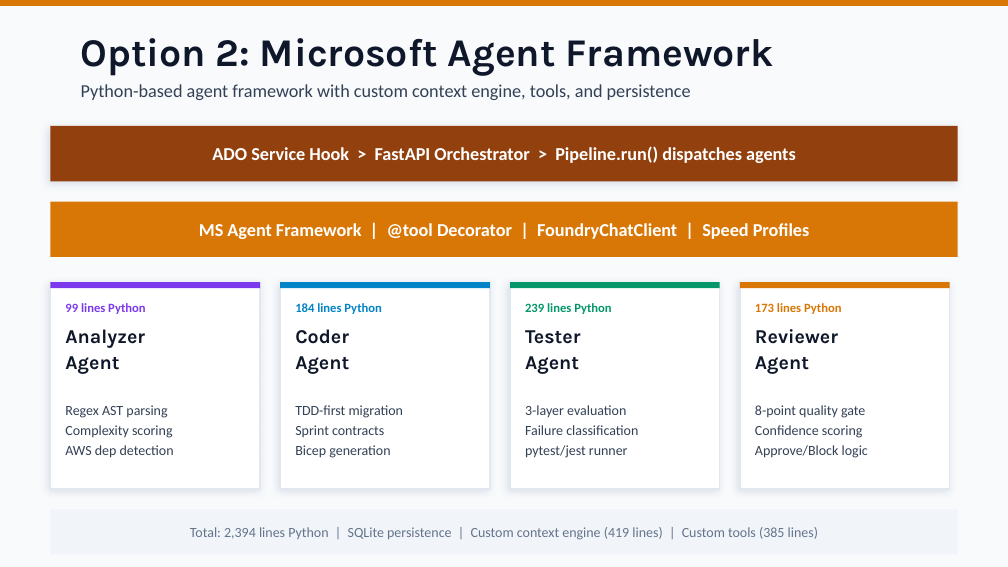
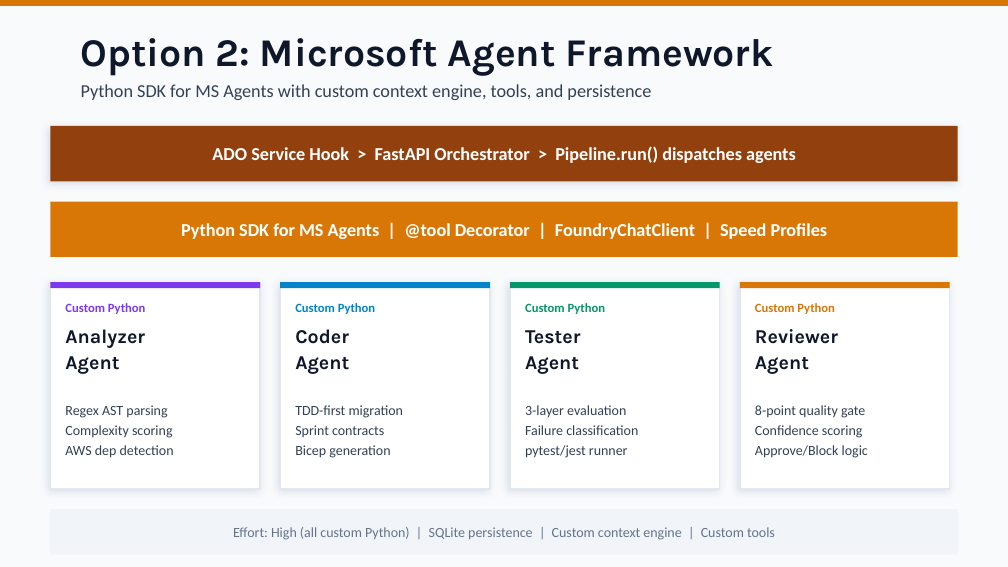
Before and after one commit to cwijayasundara/legacy_mod_maf_v1, a slide deck: slide 5 of Migration-Agent-Architecture-Options.pptx. Drawn at 1008x567 pixels with LibreOffice and Linux fonts; fonts in the diff are those of the drawing. Boxes give left, top, right and bottom in pixels: in the first picture for what was removed or moved away, otherwise in the second. Text is boxed around its words. In the diff, an @@ line names an element or a change of style, - is before the commit and + after.

```diff
--- a/Migration-Agent-Architecture-Options.pptx
+++ b/Migration-Agent-Architecture-Options.pptx
@@ text at <box>81,84,651,100</box>: text changed @@
-Python-based agent framework with custom context engine, tools, and persistence
+Python SDK for MS Agents with custom context engine, tools, and persistence
@@ text at <box>181,223,828,239</box>: text changed @@
-MS Agent Framework | @tool Decorator | FoundryChatClient | Speed Profiles
+Python SDK for MS Agents | @tool Decorator | FoundryChatClient | Speed Profiles
@@ text at <box>65,303,145,314</box>: text changed @@
-99 lines Python
+Custom Python
@@ text at <box>295,303,375,314</box>: text changed @@
-184 lines Python
+Custom Python
@@ text at <box>525,303,605,314</box>: text changed @@
-239 lines Python
+Custom Python
@@ text at <box>755,303,834,314</box>: text changed @@
-173 lines Python
+Custom Python
@@ text at <box>233,527,775,540</box>: text changed @@
-Total: 2,394 lines Python | SQLite persistence | Custom context engine (419 lines) | Custom tools (385 lines)
+Effort: High (all custom Python) | SQLite persistence | Custom context engine | Custom tools
```
Also in this commit, not shown: 9 other slides changed, 1 other file.
